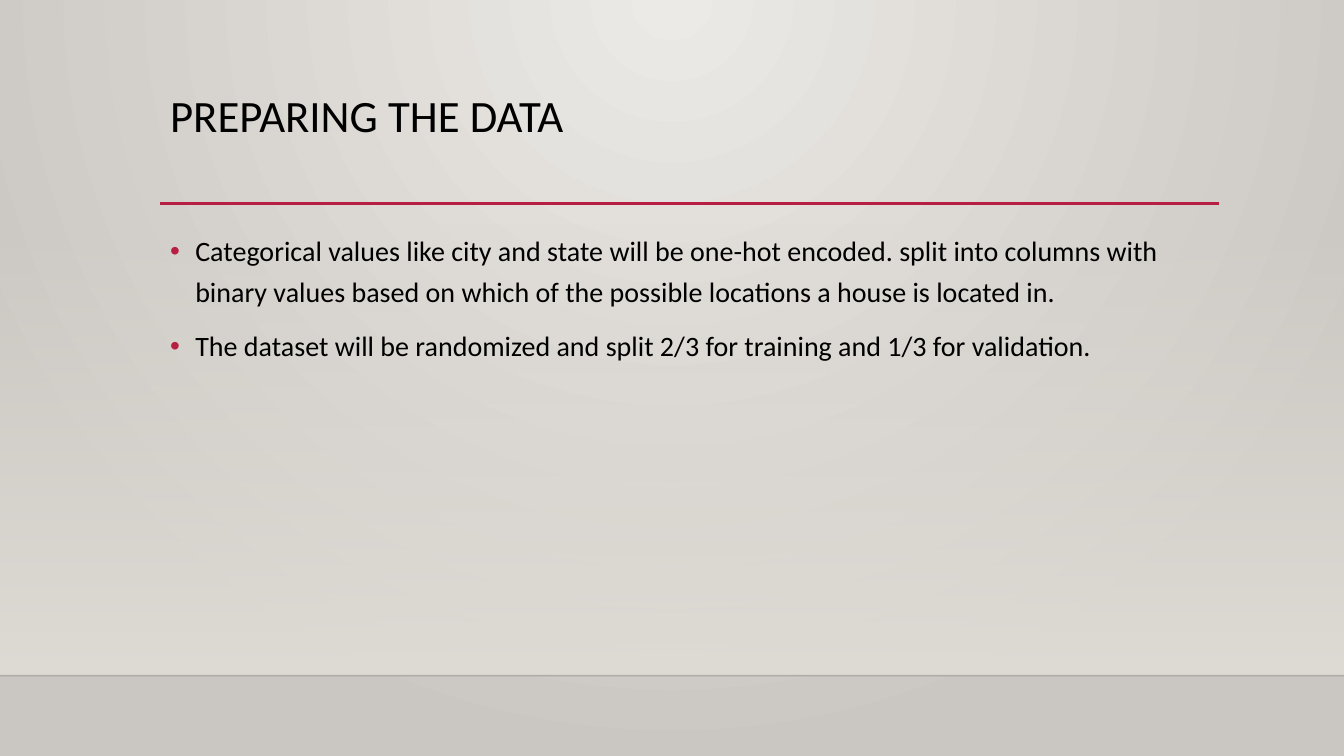
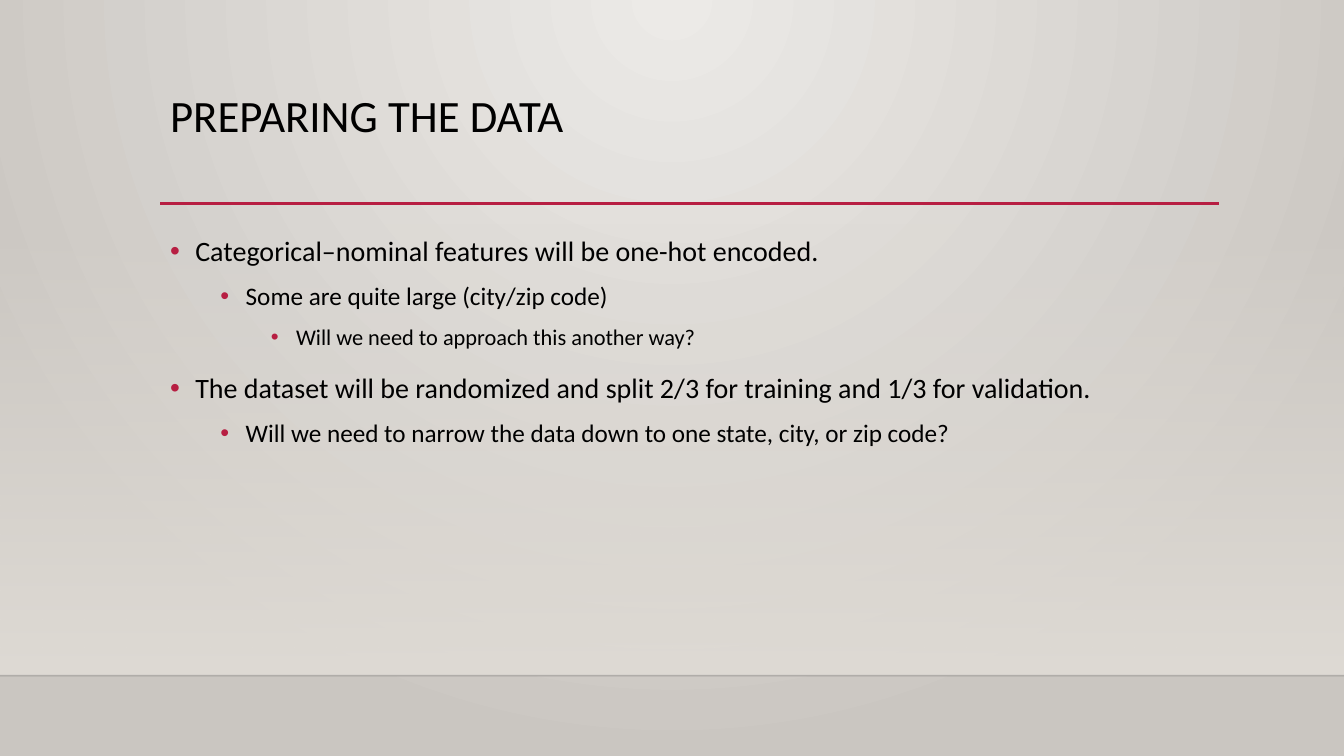
Before and after one commit to rygall/cs613_project, a slide deck: slide 7 of USA Real Estate Price Prediction_ryanedits.pptx. Drawn at 1344x756 pixels with LibreOffice and Linux fonts; fonts in the diff are those of the drawing; background and template pictures are left out. Boxes give left, top, right and bottom in pixels: in the first picture for what was removed or moved away, otherwise in the second. Text is boxed around its words. In the diff, an @@ line names an element or a change of style, - is before the commit and + after.

```diff
--- a/USA Real Estate Price Prediction_ryanedits.pptx
+++ b/USA Real Estate Price Prediction_ryanedits.pptx
@@ text at (x1=195, y1=241, x2=819, y2=349): text changed @@
-• Categorical values like city and state will be one-hot encoded. split into columns with binary values based on which of the possible locations a house is located in.
+• Categorical–nominal features will be one-hot encoded.
+  • Some are quite large (city/zip code)
+    • Will we need to approach this another way?
@@ text at (x1=246, y1=424, x2=949, y2=446): paragraph added @@
+  • Will we need to narrow the data down to one state, city, or zip code?
```
Also in this commit, not shown: 1 other slide changed.
